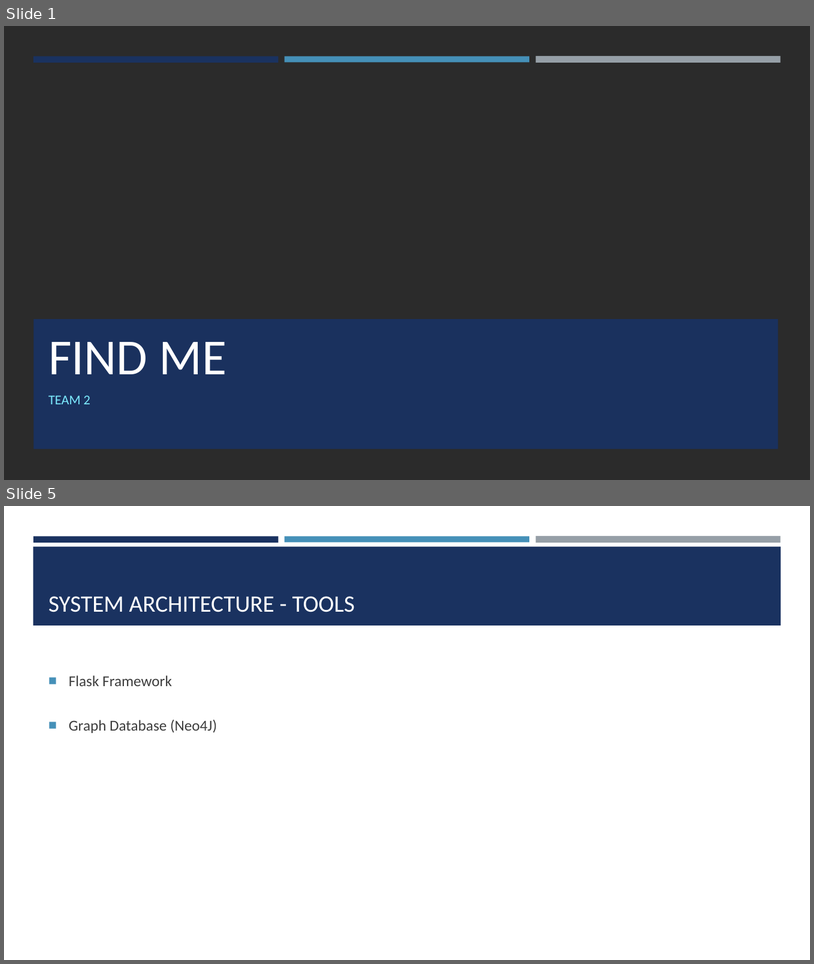
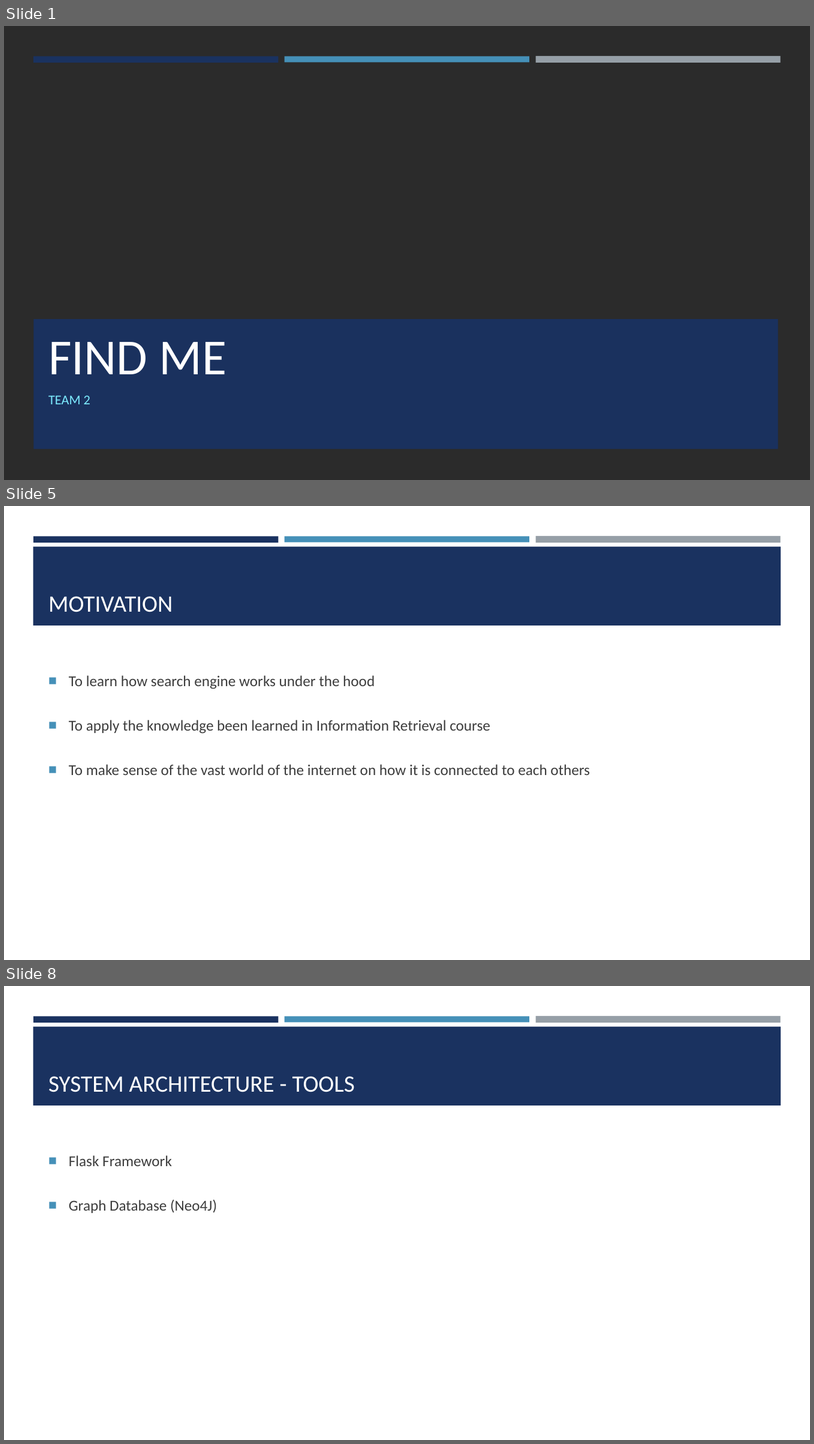
Before and after one commit to seakmengc/find_me, a slide deck: docs/find_me.pptx. Shown one above the other, each under a label of ours: slides 1 and 5 before the commit, slides 1, 5 and 8 after it; the slides between them are not shown. The pictures are 814x964 and 814x1444 pixels, drawn with LibreOffice and Linux fonts; fonts in the diff are those of the drawing; background and template pictures are left out; a plain dark background stands for a picture behind light text. Boxes give left, top, right and bottom in pixels: in the first picture for what was removed or moved away, otherwise in the second. Text is boxed around its words. In the diff, an @@ line names an element or a change of style, - is before the commit and + after.

```diff
--- a/docs/find_me.pptx
+++ b/docs/find_me.pptx
@@ slide 5 added at [4, 506, 810, 960], background #FFFFFF; not listed: 4 template elements that a slide beside it also shows @@
@@ title added at [48, 596, 173, 612], 28 pt, text #FFFFFF @@
+MOTIVATION
@@ text added at [69, 675, 590, 775], 18 pt, text #3D3D3D @@
+■ To learn how search engine works under the hood
+■ To apply the knowledge been learned in Information Retrieval course
+■ To make sense of the vast world of the internet on how it is connected to each others
@@ what was slide 5 is now slide 8 @@
```
Also in this commit, not shown: 5 slides changed, 9 other slides added, 3 slides removed, 3 other files.
